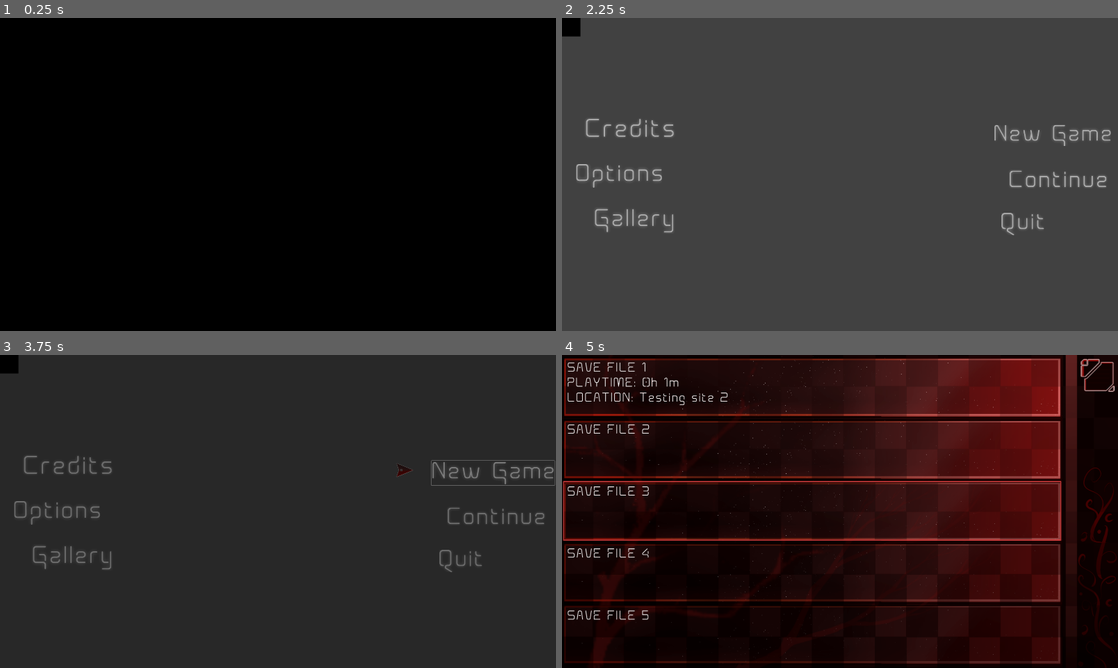
Above: before the commit, frames 1-4 (two rows, left to right).
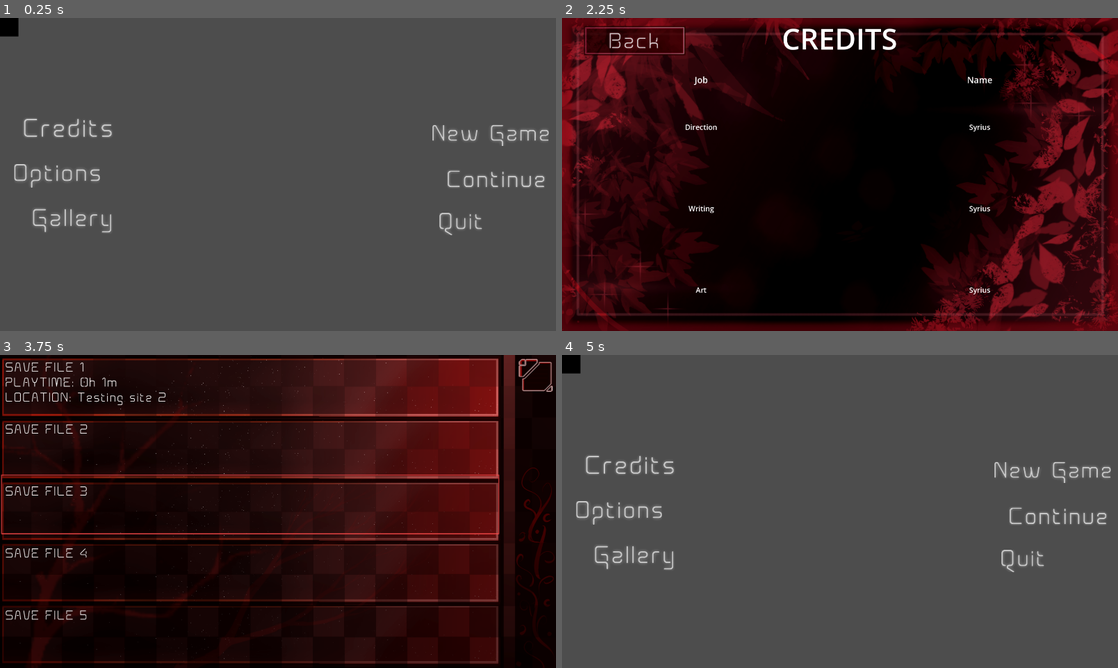
Above: after the commit, the same moments.

Repository: TomkoSK/Layers
Game: Godot game, scene res://BlackScene.tscn
Same seed, same stepped clock (60 frames per second), same inputs: the game is played once before the commit and once after it. Video files are missing from this copy of the repository; at most half a second of black plays in their place. Sound files missing from this copy of the repository are replaced by a short silence.
Inputs (mouse positions are in pixels of both pictures, inside the frame that each line leads up to):
- Up to frame 1 (0.25 s): no input
- Up to frame 2 (2.25 s): click (634, 221) at 0.5 s; click (623, 39) at 1.27 s; click (628, 127) at 2 s
- Up to frame 3 (3.75 s): click (72, 376) at 2.77 s; click (489, 473) at 3.5 s
- Up to frame 4 (5 s): click (1095, 376) at 4.25 s

The runs differ from the first frame. In frame 1, 100% of the frame differs, in the area x 0-100%, y 0-100%; in frame 2, 100%; in frame 3, 95%; in frame 4, 100%.

Commit message:
Added better looking back button to credits and gallery

Diff:
--- a/Autoloaded/SceneManager.gd
+++ b/Autoloaded/SceneManager.gd
@@ -2,7 +2,7 @@
 
 signal sceneSwitched
 
-var developing = false#MAKES ALL THE TRANSITIONS INSTANT TURN OFF WHEN UPLOADING NEW VERSION TO BE PLAYED
+var developing = true#MAKES ALL THE TRANSITIONS INSTANT TURN OFF WHEN UPLOADING NEW VERSION TO BE PLAYED
 var sprite : Sprite2D
 var opacity : float = 0
 var fadingAway : bool
--- a/Scenes/Credits.tscn
+++ b/Scenes/Credits.tscn
@@ -1,9 +1,9 @@
-[gd_scene load_steps=10 format=3 uid="uid://botnl5370udeg"]
+[gd_scene load_steps=9 format=3 uid="uid://botnl5370udeg"]
 
 [ext_resource type="Texture2D" uid="uid://crvo4vdgnwk5u" path="res://Textures/Credits_Background_1.png" id="1_3vekb"]
 [ext_resource type="Script" path="res://Scripts/Credits.gd" id="1_as0g2"]
 [ext_resource type="Texture2D" uid="uid://dm0wvjqek5iex" path="res://Textures/button8.png" id="2_06ni1"]
-[ext_resource type="FontFile" uid="uid://be224af47s08" path="res://Aunchantedxspace-ogg4.ttf" id="3_31fym"]
+[ext_resource type="Texture2D" uid="uid://b7wr5q5tkau0l" path="res://Textures/settingsBack.png" id="4_hte3a"]
 
 [sub_resource type="LabelSettings" id="LabelSettings_4hyg1"]
 font_size = 100
@@ -16,10 +16,6 @@
 
 [sub_resource type="LabelSettings" id="LabelSettings_saeoy"]
 font_size = 30
-
-[sub_resource type="LabelSettings" id="LabelSettings_i47bh"]
-font = ExtResource("3_31fym")
-font_size = 60
 
 [node name="Credits" type="Node2D"]
 script = ExtResource("1_as0g2")
@@ -125,20 +121,11 @@
 offset_bottom = 128.0
 texture_normal = ExtResource("2_06ni1")
 
-[node name="Label" type="Label" parent="BackButton"]
-layout_mode = 1
-anchors_preset = -1
-anchor_left = 0.007
-anchor_top = 0.016
-anchor_right = 0.007
-anchor_bottom = 0.016
-offset_left = 6.55
-offset_top = 7.4
-offset_right = 338.55
-offset_bottom = 90.4
-text = "BACK"
-label_settings = SubResource("LabelSettings_i47bh")
-horizontal_alignment = 1
-vertical_alignment = 1
+[node name="Sprite2D" type="Sprite2D" parent="BackButton"]
+position = Vector2(172, 50)
+scale = Vector2(0.8, 0.8)
+texture = ExtResource("4_hte3a")
 
+[connection signal="mouse_entered" from="BackButton" to="." method="_on_back_button_mouse_entered"]
+[connection signal="mouse_exited" from="BackButton" to="." method="_on_back_button_mouse_exited"]
 [connection signal="pressed" from="BackButton" to="." method="_on_back_button_pressed"]
--- a/Scenes/Gallery.tscn
+++ b/Scenes/Gallery.tscn
@@ -1,15 +1,10 @@
-[gd_scene load_steps=7 format=3 uid="uid://cxjimd5onxft8"]
+[gd_scene load_steps=6 format=3 uid="uid://cxjimd5onxft8"]
 
 [ext_resource type="Script" path="res://Scripts/Gallery.gd" id="1_th3s8"]
 [ext_resource type="Texture2D" uid="uid://dgus5fosw7wbs" path="res://Textures/gallery.png" id="2_0egd3"]
 [ext_resource type="Texture2D" uid="uid://bbu6ylrptsl21" path="res://Textures/galleryTitle.png" id="3_n5m53"]
 [ext_resource type="Texture2D" uid="uid://dm0wvjqek5iex" path="res://Textures/button8.png" id="4_8ubpw"]
-[ext_resource type="FontFile" uid="uid://be224af47s08" path="res://Aunchantedxspace-ogg4.ttf" id="5_t43fc"]
-
-[sub_resource type="LabelSettings" id="LabelSettings_h23jp"]
-font = ExtResource("5_t43fc")
-font_size = 60
-font_color = Color(1, 1, 1, 0.701961)
+[ext_resource type="Texture2D" uid="uid://b7wr5q5tkau0l" path="res://Textures/settingsBack.png" id="5_7jn3h"]
 
 [node name="Gallery" type="Node2D"]
 script = ExtResource("1_th3s8")
@@ -61,16 +56,12 @@
 offset_bottom = 125.0
 texture_normal = ExtResource("4_8ubpw")
 
-[node name="Label" type="Label" parent="BackButton"]
-layout_mode = 0
-offset_left = 9.0
-offset_top = 9.0
-offset_right = 341.0
-offset_bottom = 92.0
-text = "BACK"
-label_settings = SubResource("LabelSettings_h23jp")
-horizontal_alignment = 1
-vertical_alignment = 1
+[node name="Sprite2D" type="Sprite2D" parent="BackButton"]
+position = Vector2(172, 48)
+scale = Vector2(0.8, 0.8)
+texture = ExtResource("5_7jn3h")
 
 [connection signal="pressed" from="CanvasLayer/CloseButton" to="." method="_on_close_button_pressed"]
+[connection signal="mouse_entered" from="BackButton" to="." method="_on_back_button_mouse_entered"]
+[connection signal="mouse_exited" from="BackButton" to="." method="_on_back_button_mouse_exited"]
 [connection signal="pressed" from="BackButton" to="." method="_on_back_button_pressed"]
--- a/Scripts/Credits.gd
+++ b/Scripts/Credits.gd
@@ -1,4 +1,13 @@
 extends Node2D
+
+func _ready():
+	$BackButton.modulate.a = 0.76
 
 func _on_back_button_pressed():
 	SceneManager.changeScene("res://Scenes/MainMenu.tscn")
+
+func _on_back_button_mouse_exited():
+	$BackButton.modulate.a = 0.76
+
+func _on_back_button_mouse_entered():
+	$BackButton.modulate.a = 0.9
--- a/Scripts/Gallery.gd
+++ b/Scripts/Gallery.gd
@@ -5,6 +5,7 @@
 
 func _ready():
 	UIButtons.set_visibility("ui", false)
+	$BackButton.modulate.a = 0.55
 
 func _input(event):
 	if event is InputEventMouseButton:
@@ -73,3 +74,9 @@
 
 func _on_back_button_pressed():
 	SceneManager.changeScene("res://Scenes/MainMenu.tscn")
+
+func _on_back_button_mouse_exited():
+	$BackButton.modulate.a = 0.55
+
+func _on_back_button_mouse_entered():
+	$BackButton.modulate.a = 0.9
--- a/Scripts/Settings.gd
+++ b/Scripts/Settings.gd
@@ -24,11 +24,14 @@
 	ResourceSaver.save(settings, FileManager.settings_file_name)
 	DisplayServer.window_set_mode(ProjectSettings.get_setting("display/window/size/mode"))#Sets the window mode immediately after applying settings
 
+func _on_back_button_pressed():
+	SceneManager.changeScene(previousScene)
+
+func _on_menu_button_pressed():
+	SceneManager.changeScene("res://Scenes/MainMenu.tscn")
+
 func _on_window_mode_changed(index:int):
 	ProjectSettings.set_setting("display/window/size/mode", $VBoxContainer/WindowMode/OptionButton.get_item_id(index))
-
-func _on_back_button_pressed():
-	SceneManager.changeScene(previousScene)
 
 func _on_music_slider_changed(value: float):
 	AudioServer.set_bus_volume_db(1, linear_to_db(value))
@@ -44,9 +47,6 @@
 
 func setMenuButton(visibility : bool):#Called from the SceneManager
 	$MenuButton.visible = visibility
-
-func _on_menu_button_pressed():
-	SceneManager.changeScene("res://Scenes/MainMenu.tscn")
 
 func _on_back_button_mouse_entered():
 	$BackButton.modulate.a = 0.9
--- a/project.godot
+++ b/project.godot
@@ -29,7 +29,7 @@
 
 window/size/viewport_width=1920
 window/size/viewport_height=1080
-window/size/mode=2
+window/size/mode=3
 window/stretch/mode="viewport"
 
 [input]
